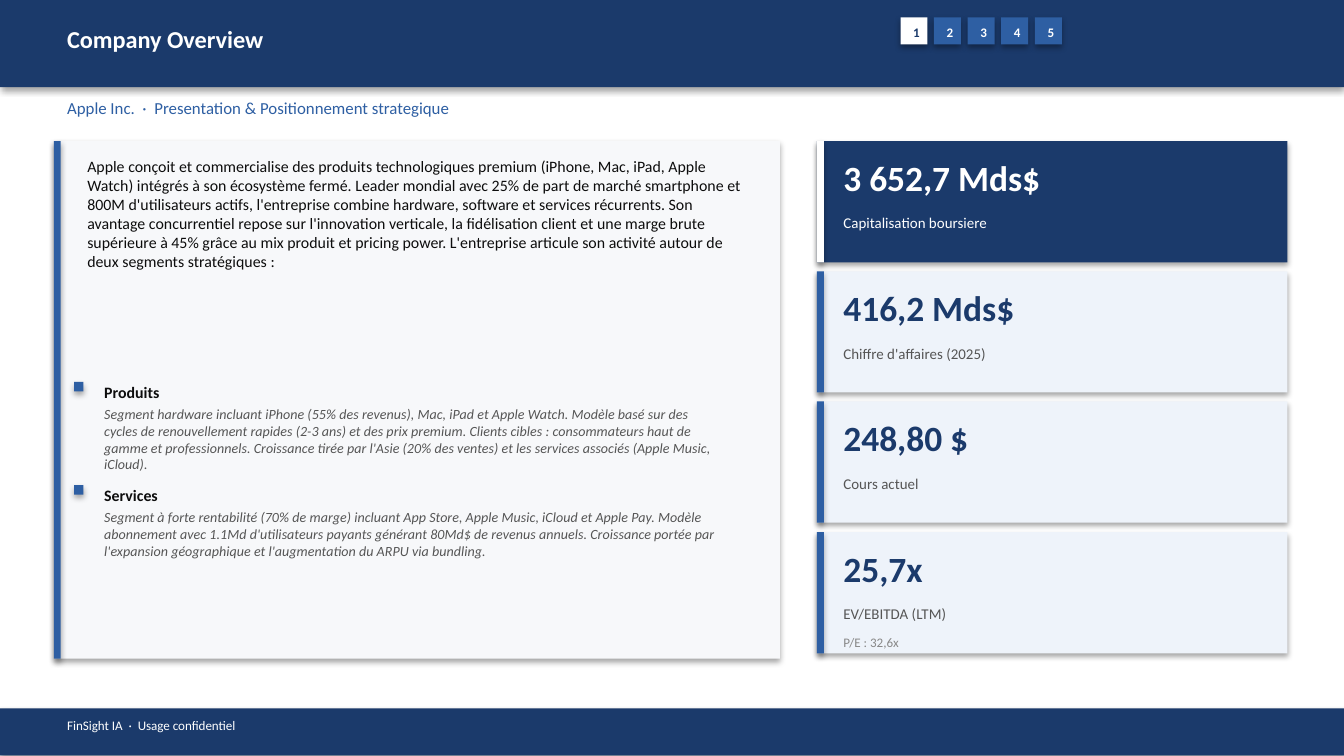
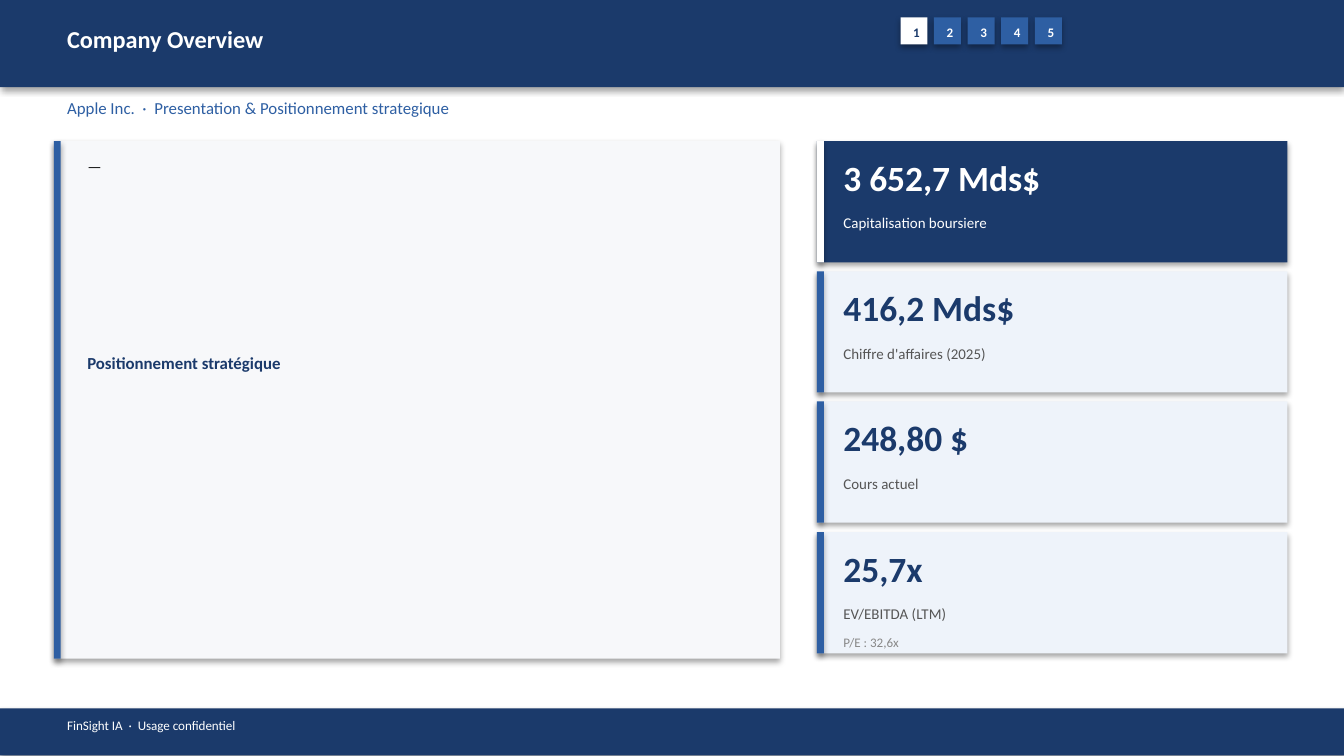
Before and after one commit to baptistejeh07-art/finsight-ia, a slide deck: slide 5 of preview/AAPL/AAPL_pitchbook.pptx. Drawn at 1344x756 pixels with LibreOffice and Linux fonts; fonts in the diff are those of the drawing. Boxes give left, top, right and bottom in pixels: in the first picture for what was removed or moved away, otherwise in the second. Text is boxed around its words. In the diff, an @@ line names an element or a change of style, - is before the commit and + after.

```diff
--- a/preview/AAPL/AAPL_pitchbook.pptx
+++ b/preview/AAPL/AAPL_pitchbook.pptx
@@ text added at [74,151,759,362], 8.5 pt, text #0D0D0D @@
+—
@@ text removed at [87,160,740,270] @@
-Apple conçoit et commercialise des produits technologiques premium (iPhone, Mac, iPad, Apple Watch) intégrés à son écosystème fermé. Leader mondial avec 25% de part de marché smartphone et 800M d'utilisateurs actifs, l'entreprise combine hardware, software et services récurrents. Son avantage concurrentiel repose sur l'innovation verticale, la fidélisation client et une marge brute supérieure à 45% grâce au mix produit et pricing power. L'entreprise articule son activité autour de deux segments stratégiques :
@@ text added at [87,357,281,372], 9 pt, text #1B3A6B, bold @@
+Positionnement stratégique
@@ rectangle removed at [74,382,83,391] @@
@@ text removed at [104,387,159,398] @@
-Produits
@@ text removed at [104,409,710,471] @@
-Segment hardware incluant iPhone (55% des revenus), Mac, iPad et Apple Watch. Modèle basé sur des cycles de renouvellement rapides (2-3 ans) et des prix premium. Clients cibles : consommateurs haut de gamme et professionnels. Croissance tirée par l'Asie (20% des ventes) et les services associés (Apple Music, iCloud).
@@ rectangle removed at [74,485,83,495] @@
@@ text removed at [104,490,158,501] @@
-Services
@@ text removed at [104,512,714,559] @@
-Segment à forte rentabilité (70% de marge) incluant App Store, Apple Music, iCloud et Apple Pay. Modèle abonnement avec 1.1Md d'utilisateurs payants générant 80Md$ de revenus annuels. Croissance portée par l'expansion géographique et l'augmentation du ARPU via bundling.
```
Also in this commit, not shown: 14 other slides changed, 3 other files.
